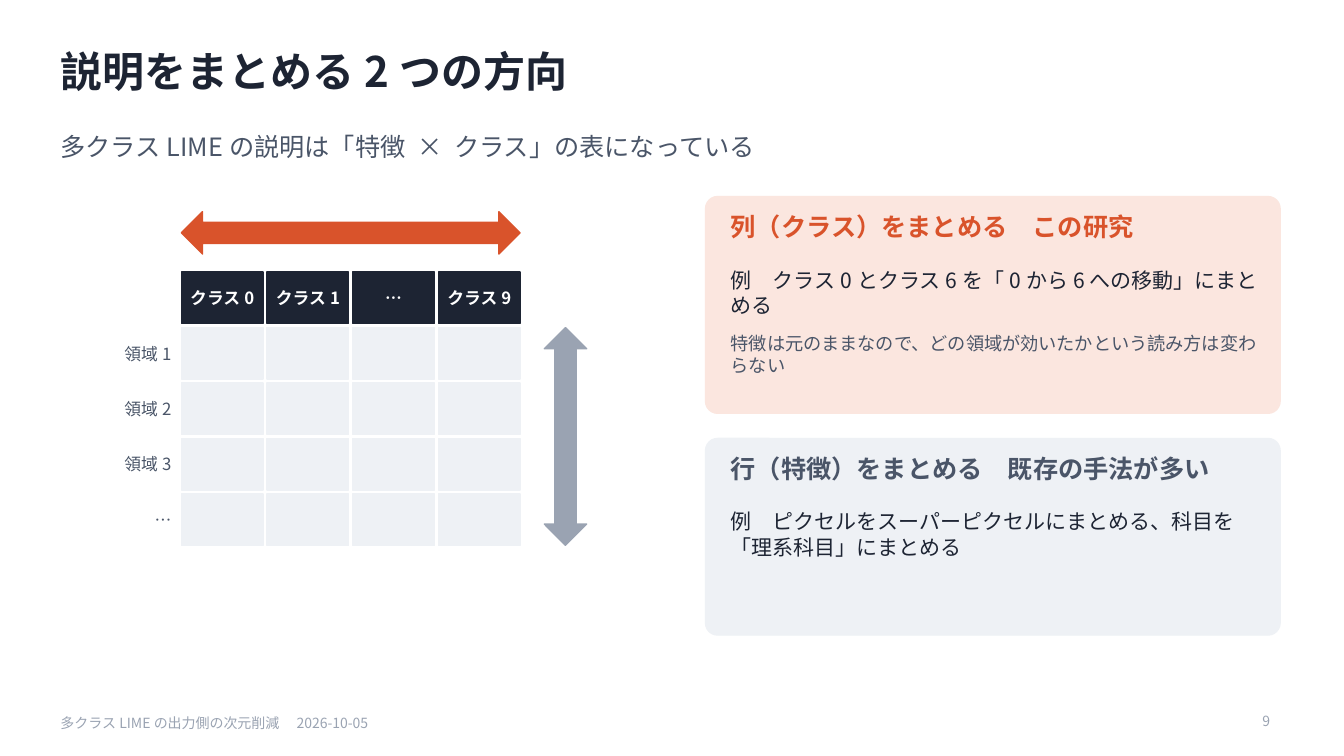
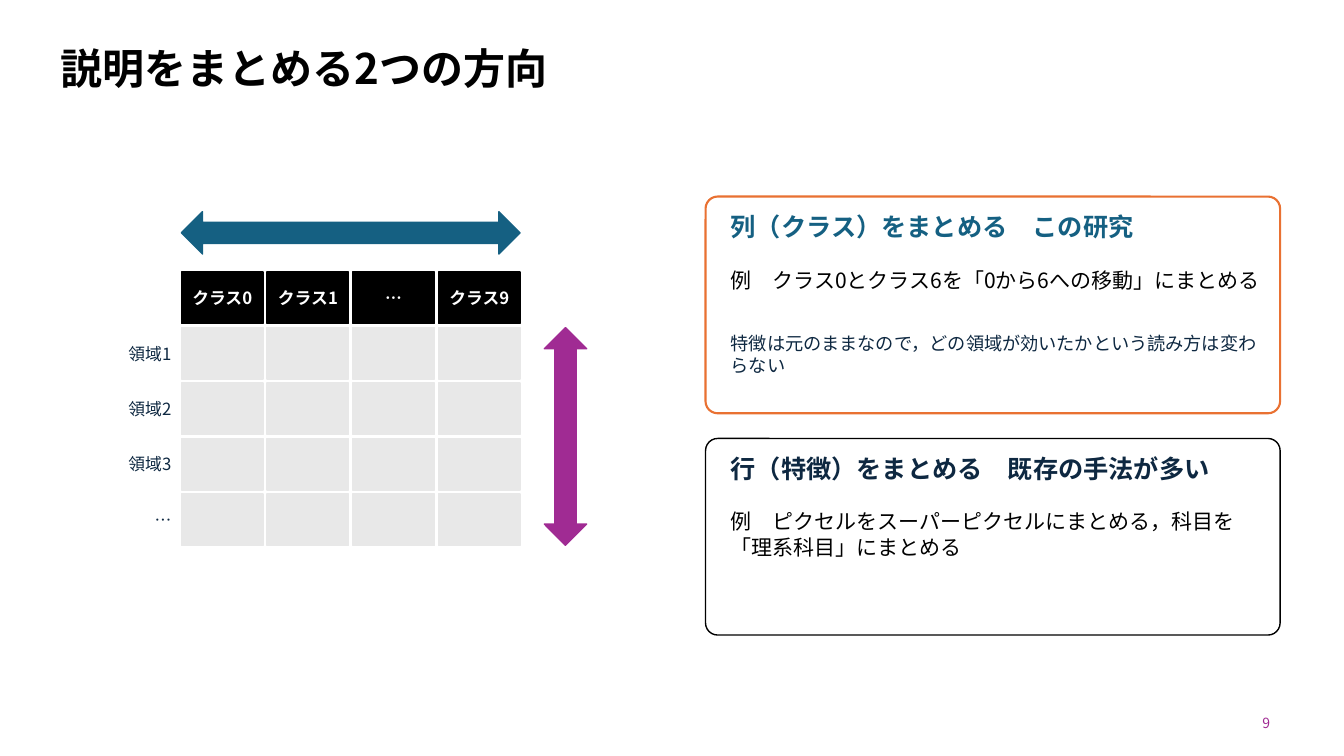
Before and after one commit to SoutaIkegame/Fisher_LIME, a slide deck: slide 9 of docs/seminar/2026-10-05_seminar.pptx. Drawn at 1344x756 pixels with LibreOffice and Linux fonts; fonts in the diff are those of the drawing. Boxes give left, top, right and bottom in pixels: in the first picture for what was removed or moved away, otherwise in the second. Text is boxed around its words. In the diff, an @@ line names an element or a change of style, - is before the commit and + after.

```diff
--- a/docs/seminar/2026-10-05_seminar.pptx
+++ b/docs/seminar/2026-10-05_seminar.pptx
@@ title "説明をまとめる2つの方向" at (60, 48, 547, 88): text colour #1D2433 to #000000; line spacing 1 to 0.9 @@
@@ text removed at (60, 134, 755, 158) @@
-多クラスLIMEの説明は「特徴 × クラス」の表になっている
@@ rounded rectangle at (706, 197, 1280, 413): fill #FBE6DF to #FFFFFF; outline #FBE6DF 1 pt to #E97132 1.5 pt @@
@@ left right arrow at (181, 212, 520, 254): fill #D9532B to #156082; outline #D9532B 1 pt to #156082 1 pt @@
@@ text "列（クラス）をまとめる この研究" at (731, 214, 1134, 239): text colour #D9532B to #156082 @@
@@ text "例 クラス0とクラス6を「0から6への移動」にまとめる" at (731, 270, 1260, 290): text colour #1D2433 to #000000 @@
@@ fill #1D2433 to #000000; outline #1D2433 1 pt to #000000 1 pt in 4 elements at (181, 272, 263, 324), (267, 272, 349, 324), (353, 272, 435, 324), (439, 272, 520, 324) @@
@@ up down arrow at (544, 328, 587, 545): fill #9AA3B2 to #A02B93; outline #9AA3B2 1 pt to #A02B93 1 pt @@
@@ text at (731, 334, 1257, 373): text changed; text colour #4A5568 to #0E2841 @@
-特徴は元のままなので、どの領域が効いたかという読み方は変わらない
+特徴は元のままなので，どの領域が効いたかという読み方は変わらない
@@ rounded rectangle at (706, 439, 1280, 635): fill #EEF1F5 to none; outline #EEF1F5 1 pt to #000000 1 pt @@
@@ text colour #4A5568 to #0E2841 in 5 elements at (128, 346, 171, 362), (128, 401, 171, 417), (128, 456, 171, 472), (731, 456, 1210, 481), (86, 494, 171, 545) @@
@@ text at (731, 511, 1235, 557): text changed; text colour #1D2433 to #000000 @@
-例 ピクセルをスーパーピクセルにまとめる、科目を「理系科目」にまとめる
+例 ピクセルをスーパーピクセルにまとめる，科目を「理系科目」にまとめる
@@ text removed at (60, 716, 369, 729) @@
-多クラスLIMEの出力側の次元削減 2026-10-05
@@ page number at (1262, 717, 1270, 728): text colour #9AA3B2 to #A02B93; vertical alignment top to middle @@
```
Also in this commit, not shown: 21 other slides changed, 1 slide added, 11 slides removed, 5 other files.
